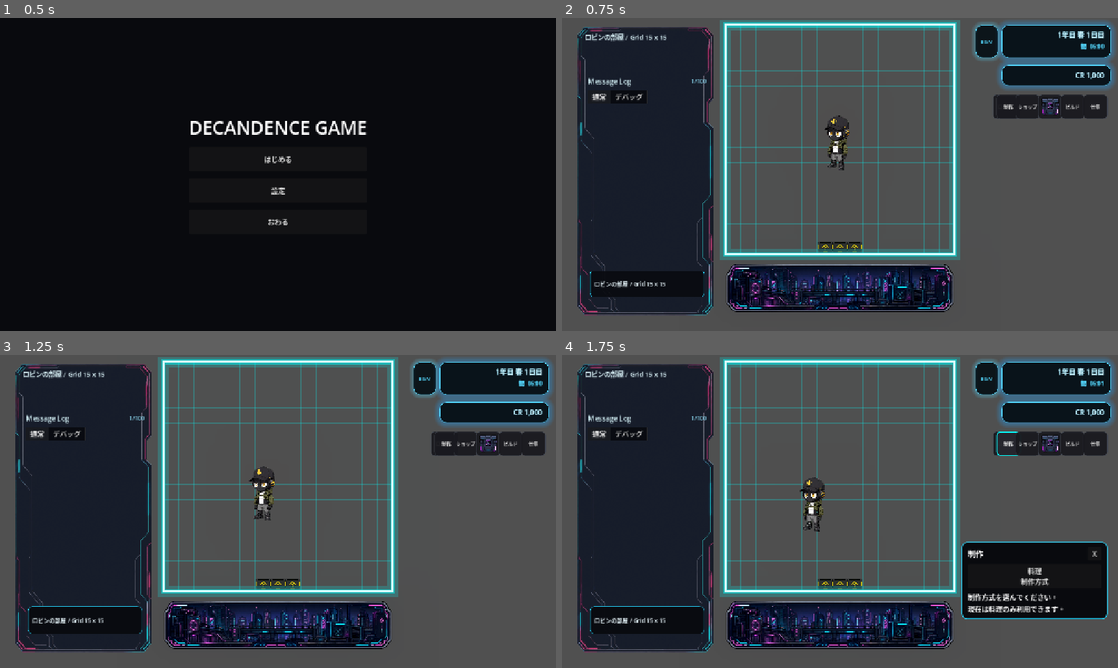
Above: before the commit, frames 1-4 (two rows, left to right).
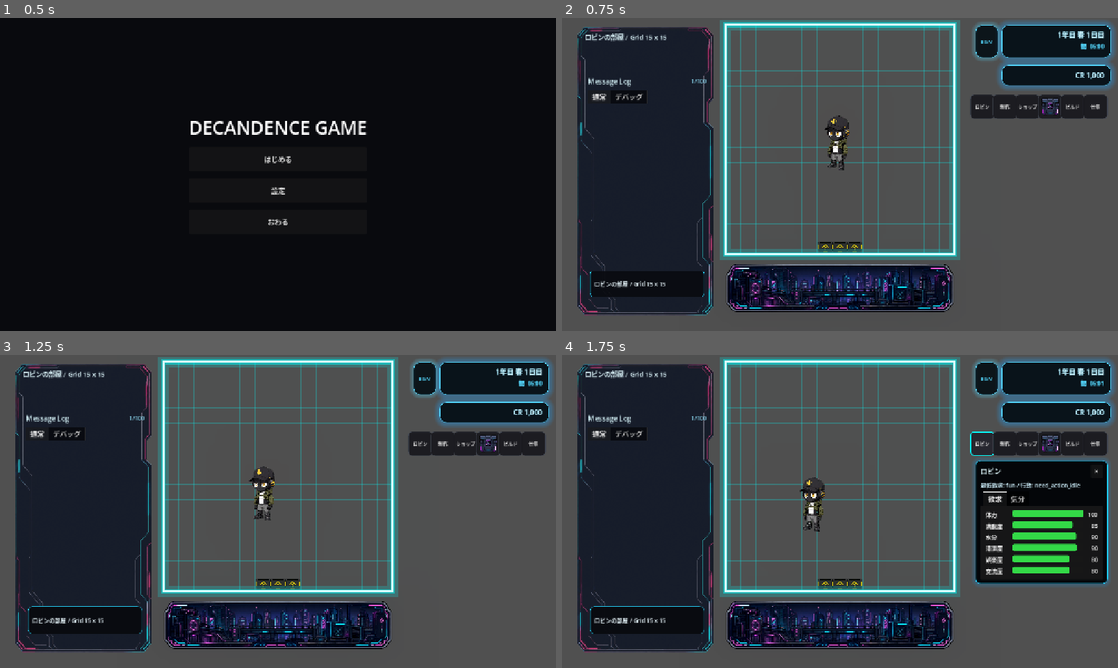
Above: after the commit, the same moments.

Repository: grimoire1089-coder/optimistic
Game: Godot game, scene res://Scenes/Boot/TitleScene.tscn
The game is run twice, just before and just after one commit, with the same random seed, the same clock (stepped at 60 frames per second) and the same inputs. Sound files missing from this copy of the repository are replaced by a short silence.
Inputs:
- Up to frame 1 (0.5 s): no input
- Up to frame 2 (0.75 s): click "はじめる" at 0.5 s
- Up to frame 3 (1.25 s): no input
- Up to frame 4 (1.75 s): click "ロビン" at 1.25 s

Frame 1 is identical in both runs. In frame 2, 0.3% of the frame differs, in the area x 73-82%, y 24-33%; in frame 3, 0.3%; in frame 4, 11%, in the area x 71-99%, y 24-85%.

Commit message:
Wire craft menu into main scene UI locks

Diff:
--- a/Scripts/Scenes/Main/MainScene.gd
+++ b/Scripts/Scenes/Main/MainScene.gd
@@ -20,14 +20,14 @@
 
 
 func _ready() -> void:
-	_push_debug_message("System", "MainScene _ready 開始")
+	_push_debug_message("System", "MainScene _ready start")
 	_ensure_runtime_children()
 	_apply_reserved_bottom_hud_layout()
 	var startup_debug_text := _get_startup_debug_text()
 	debug_label.text = startup_debug_text
 	_connect_robin_selection()
 	_push_startup_message(startup_debug_text)
-	_push_debug_result("System", "MainScene 初期化", true, startup_debug_text)
+	_push_debug_result("System", "MainScene init", true, startup_debug_text)
 	_sync_build_mode_ui_lock()
 
 
@@ -37,28 +37,28 @@
 
 func _connect_robin_selection() -> void:
 	if robin == null:
-		_push_debug_result("System", "Robin selected signal 接続", false, "Robin が見つかりません")
+		_push_debug_result("System", "Robin selected signal connect", false, "Robin not found")
 		return
 	var callable := Callable(self, "_on_robin_selected")
 	if not robin.selected.is_connected(callable):
 		robin.selected.connect(callable)
-		_push_debug_result("System", "Robin selected signal 接続", true, "接続しました")
-		return
-	_push_debug_result("System", "Robin selected signal 接続", true, "すでに接続済み")
+		_push_debug_result("System", "Robin selected signal connect", true, "connected")
+		return
+	_push_debug_result("System", "Robin selected signal connect", true, "already connected")
 
 
 func _on_robin_selected(actor: RobinWanderActor) -> void:
 	var actor_name := "AI Character"
 	if actor != null:
 		actor_name = actor.display_name
-	_push_debug_message("AI:%s" % actor_name, "選択されました。HUD切り替えを試行します")
+	_push_debug_message("AI:%s" % actor_name, "selected. Try toggling HUD")
 
 	if _is_build_mode_enabled():
-		_push_debug_result("AI HUD", "toggle_actor", false, "ビルドモード中なのでHUDを開きません")
+		_push_debug_result("AI HUD", "toggle_actor", false, "Build mode is enabled")
 		return
 
 	if ai_character_hud == null:
-		_push_debug_result("AI HUD", "toggle_actor", false, "AICharacterHud が見つかりません")
+		_push_debug_result("AI HUD", "toggle_actor", false, "AICharacterHud not found")
 		return
 	ai_character_hud.toggle_actor(actor)
 	_push_debug_result("AI HUD", "toggle_actor", true, "target=%s" % actor_name)
@@ -193,13 +193,15 @@
 	if canvas_layer == null:
 		return
 
-	_place_top_right_control(canvas_layer.get_node_or_null("RobinHudButton") as Control, Vector2(-280.0, 184.0), RIGHT_TRAVEL_BUTTON_SIZE)
+	_place_top_right_control(canvas_layer.get_node_or_null("RobinHudButton") as Control, Vector2(-332.0, 184.0), RIGHT_TRAVEL_BUTTON_SIZE)
+	_place_top_right_control(canvas_layer.get_node_or_null("CraftButton") as Control, Vector2(-280.0, 184.0), RIGHT_TRAVEL_BUTTON_SIZE)
 	_place_top_right_control(canvas_layer.get_node_or_null("ShopButton") as Control, Vector2(-228.0, 184.0), RIGHT_TRAVEL_BUTTON_SIZE)
 	_place_top_right_control(canvas_layer.get_node_or_null("InventoryButton") as Control, Vector2(-176.0, 184.0), RIGHT_TRAVEL_BUTTON_SIZE)
 	_place_top_right_control(canvas_layer.get_node_or_null("BuildModeButton") as Control, Vector2(-124.0, 184.0), RIGHT_TRAVEL_BUTTON_SIZE)
 	_place_top_right_control(canvas_layer.get_node_or_null("WorkCreditButton") as Control, Vector2(-72.0, 184.0), RIGHT_TRAVEL_BUTTON_SIZE)
 	_place_top_right_control(canvas_layer.get_node_or_null("AICharacterHud") as Control, Vector2(-328.0, 252.0), Vector2(304.0, 274.0))
 	_place_top_right_control(canvas_layer.get_node_or_null("WorkMenu") as Control, Vector2(-328.0, 252.0), Vector2(304.0, 158.0))
+	_place_top_right_control(canvas_layer.get_node_or_null("CraftMenu") as Control, Vector2(-328.0, 252.0), Vector2(304.0, 172.0))
 
 
 func _place_top_right_control(control: Control, top_right_offset: Vector2, control_size: Vector2) -> void:
@@ -235,6 +237,7 @@
 func _close_non_build_modal_ui() -> void:
 	_close_canvas_child("AICharacterHud", &"hide_hud")
 	_close_canvas_child("ShopMenu", &"close_menu")
+	_close_canvas_child("CraftMenu", &"close_menu")
 	_close_canvas_child("InventoryUI", &"close")
 	_close_canvas_child("WorkMenu", &"close_menu")
 
@@ -257,6 +260,7 @@
 	if canvas_layer == null:
 		return
 	_set_canvas_button_disabled("RobinHudButton", is_disabled)
+	_set_canvas_button_disabled("CraftButton", is_disabled)
 	_set_canvas_button_disabled("ShopButton", is_disabled)
 	_set_canvas_button_disabled("InventoryButton", is_disabled)
 	_set_canvas_button_disabled("WorkCreditButton", is_disabled)
